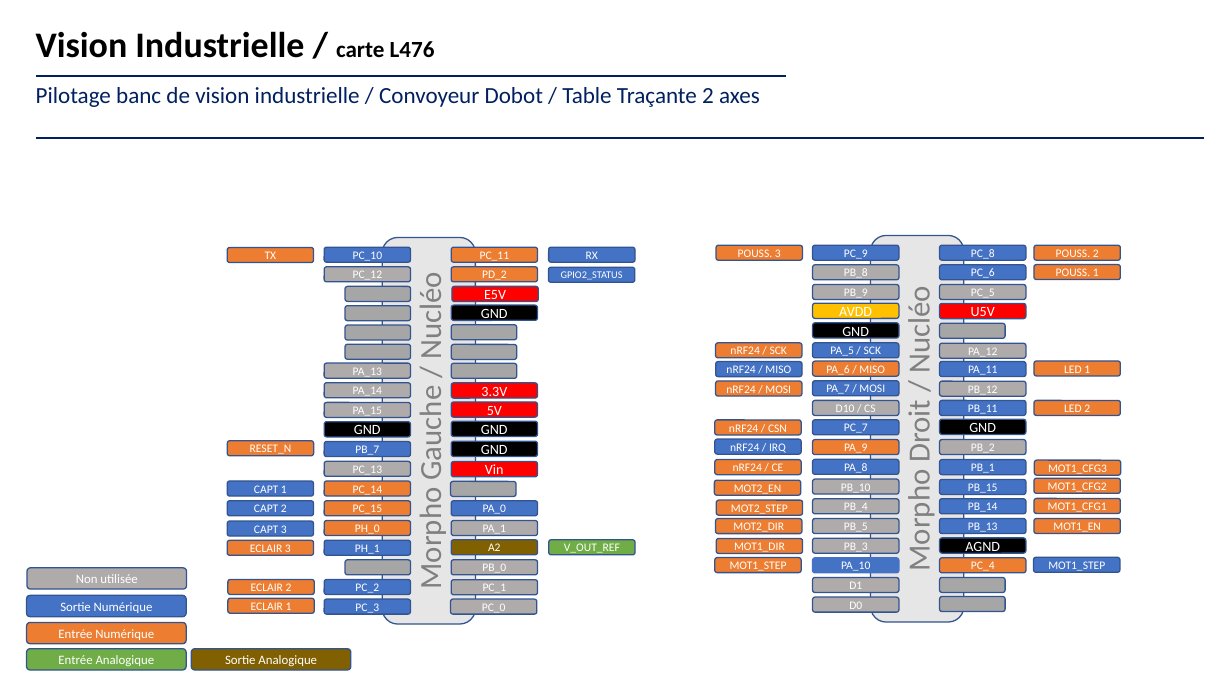
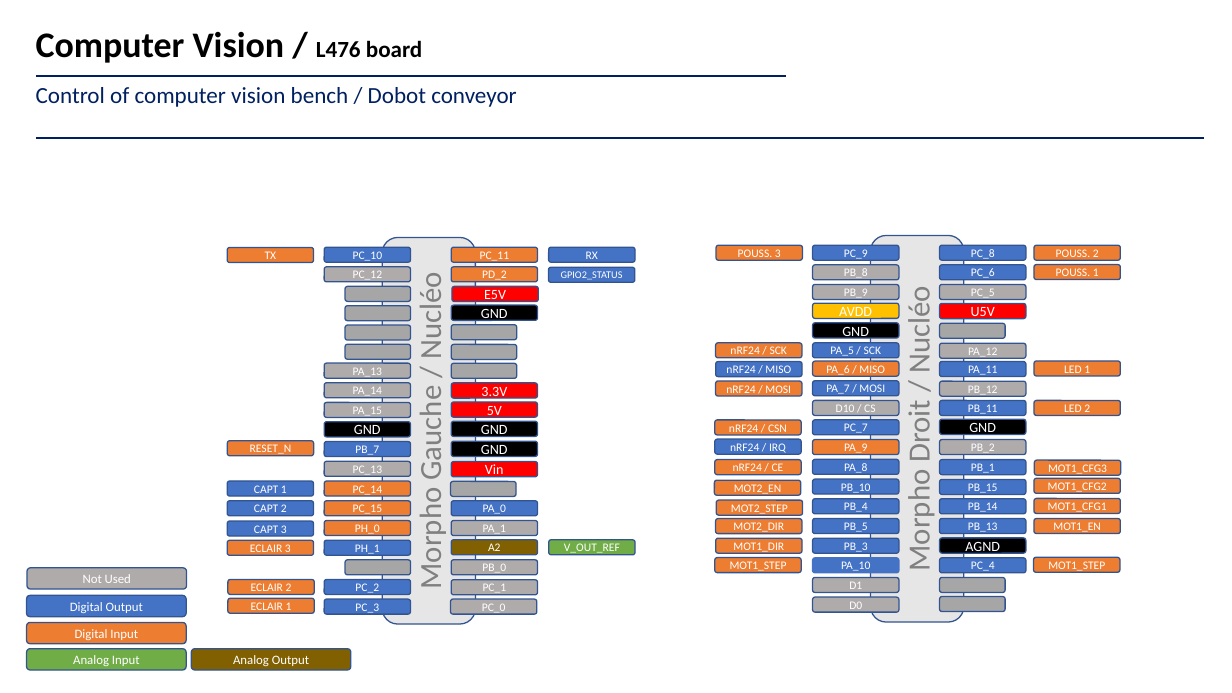
Before and after one commit to IOGS-LEnsE-embedded/Maquettes_LEnsE, a slide deck: slide 2 of Maquettes/Elec_Num_Emb/VisionIndustrielle_TP/brochages.pptx. Drawn at 1232x693 pixels with LibreOffice and Linux fonts; fonts in the diff are those of the drawing. Boxes give left, top, right and bottom in pixels: in the first picture for what was removed or moved away, otherwise in the second. Text is boxed around its words. In the diff, an @@ line names an element or a change of style, - is before the commit and + after.

```diff
--- a/Maquettes/Elec_Num_Emb/VisionIndustrielle_TP/brochages.pptx
+++ b/Maquettes/Elec_Num_Emb/VisionIndustrielle_TP/brochages.pptx
@@ text at <box>36,32,422,63</box>: text changed @@
-Vision Industrielle / carte L476
+Computer Vision / L476 board
@@ text removed at <box>36,87,760,107</box> @@
-Pilotage banc de vision industrielle / Convoyeur Dobot / Table Traçante 2 axes
@@ text added at <box>36,87,516,107</box>, 18 pt, text #002060 @@
+Control of computer vision bench / Dobot conveyor
@@ fill #AFABAB to #4472C4 in 4 elements at <box>812,538,898,553</box>, <box>812,518,898,533</box>, <box>812,499,898,514</box>, <box>812,479,898,494</box> @@
@@ rounded rectangle "PC_4" at <box>940,558,1026,573</box>: fill #ED7D31 to #4472C4 @@
@@ rounded rectangle "MOT1_STEP" at <box>1034,557,1120,572</box>: fill #4472C4 to #ED7D31 @@
@@ text in rounded rectangle at <box>83,574,131,583</box>: text changed @@
-Non utilisée
+Not Used
@@ text in rounded rectangle at <box>70,602,143,613</box>: text changed @@
-Sortie Numérique
+Digital Output
@@ text in rounded rectangle at <box>75,629,138,640</box>: text changed @@
-Entrée Numérique
+Digital Input
@@ text in rounded rectangle at <box>73,655,140,666</box>: text changed @@
-Entrée Analogique
+Analog Input
@@ text in rounded rectangle at <box>233,655,309,667</box>: text changed @@
-Sortie Analogique
+Analog Output
```
Also in this commit, not shown: 2 other slides changed, 1 slide added.
